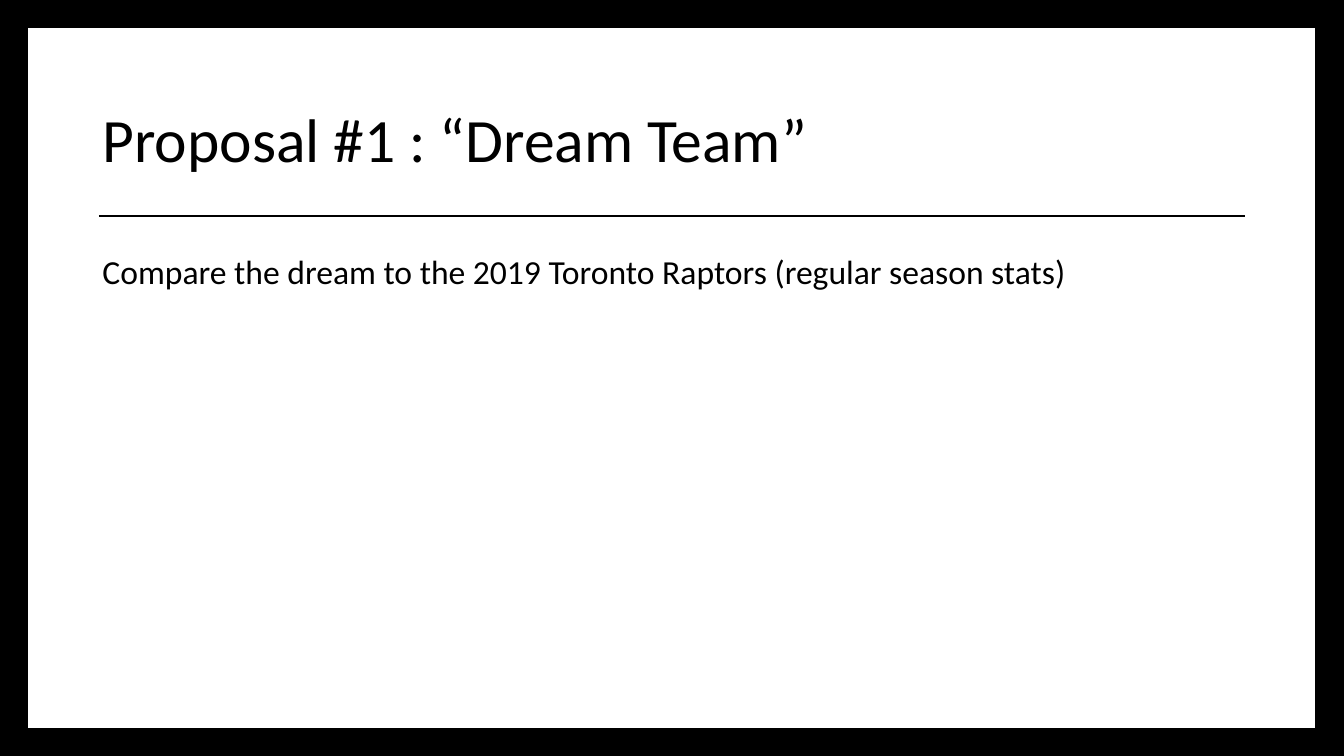
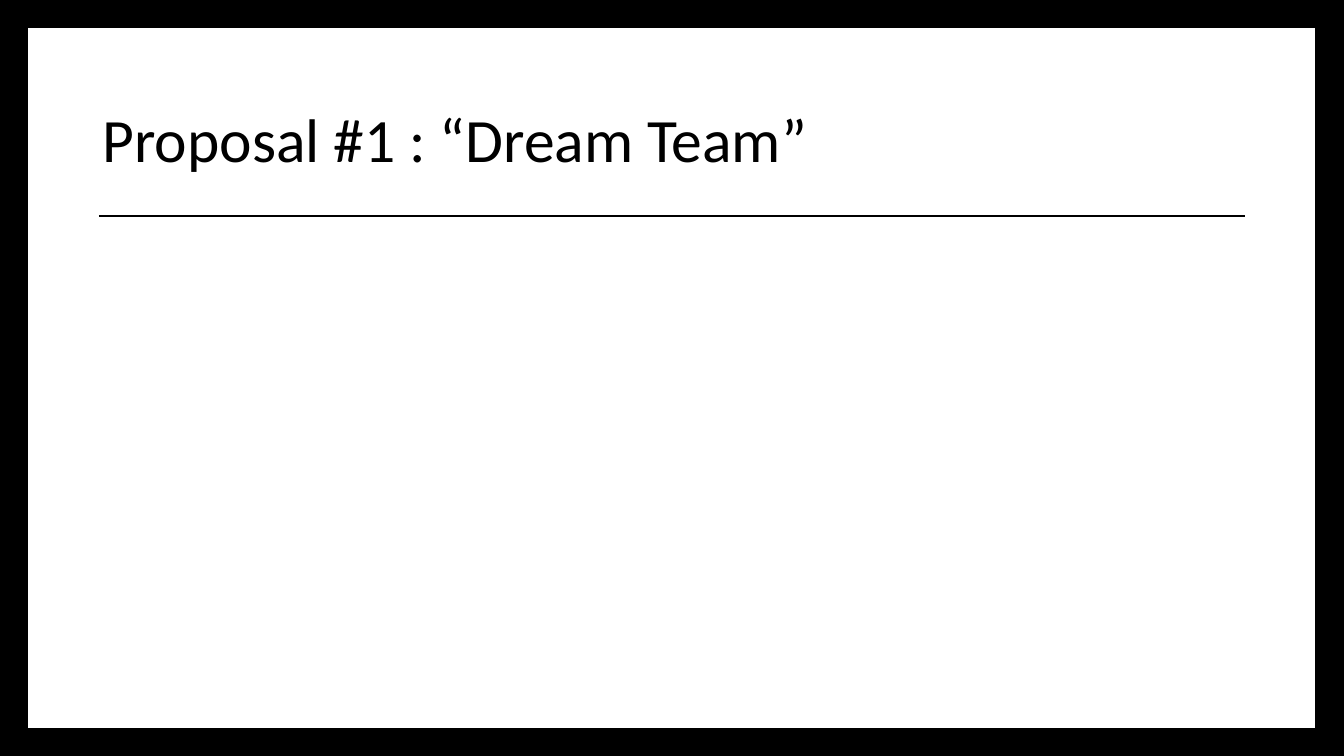
Before and after one commit to labulel/Projcet-1, a slide deck: slide 8 of Project #1 - PowerPoint.pptx. Drawn at 1344x756 pixels with LibreOffice and Linux fonts; fonts in the diff are those of the drawing. Boxes give left, top, right and bottom in pixels: in the first picture for what was removed or moved away, otherwise in the second. Text is boxed around its words. In the diff, an @@ line names an element or a change of style, - is before the commit and + after.

```diff
--- a/Project #1 - PowerPoint.pptx
+++ b/Project #1 - PowerPoint.pptx
@@ text removed at <box>102,259,1065,290</box> @@
-Compare the dream to the 2019 Toronto Raptors (regular season stats)
```
Also in this commit, not shown: 3 other slides changed, 4 other files.
